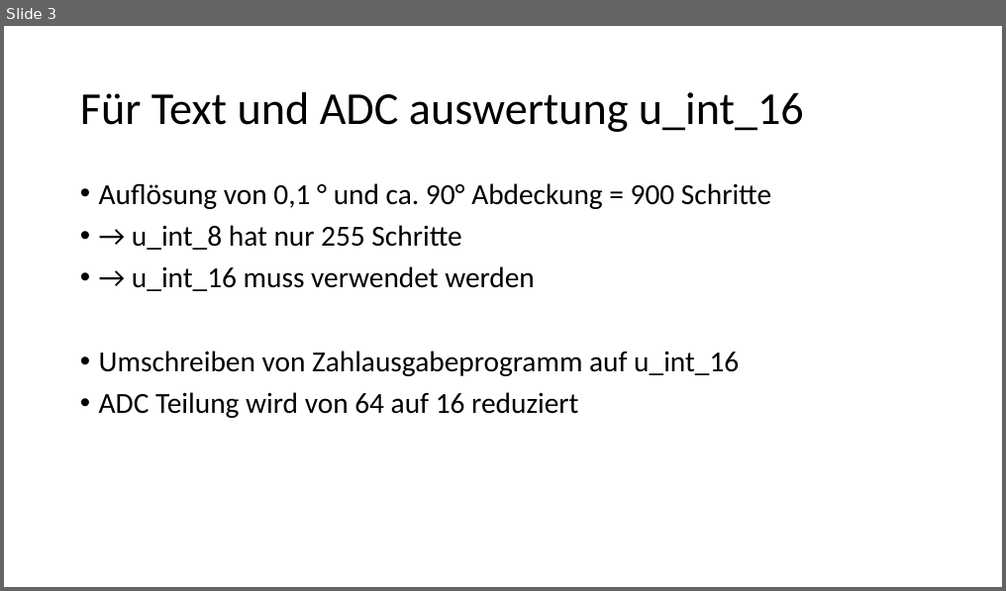
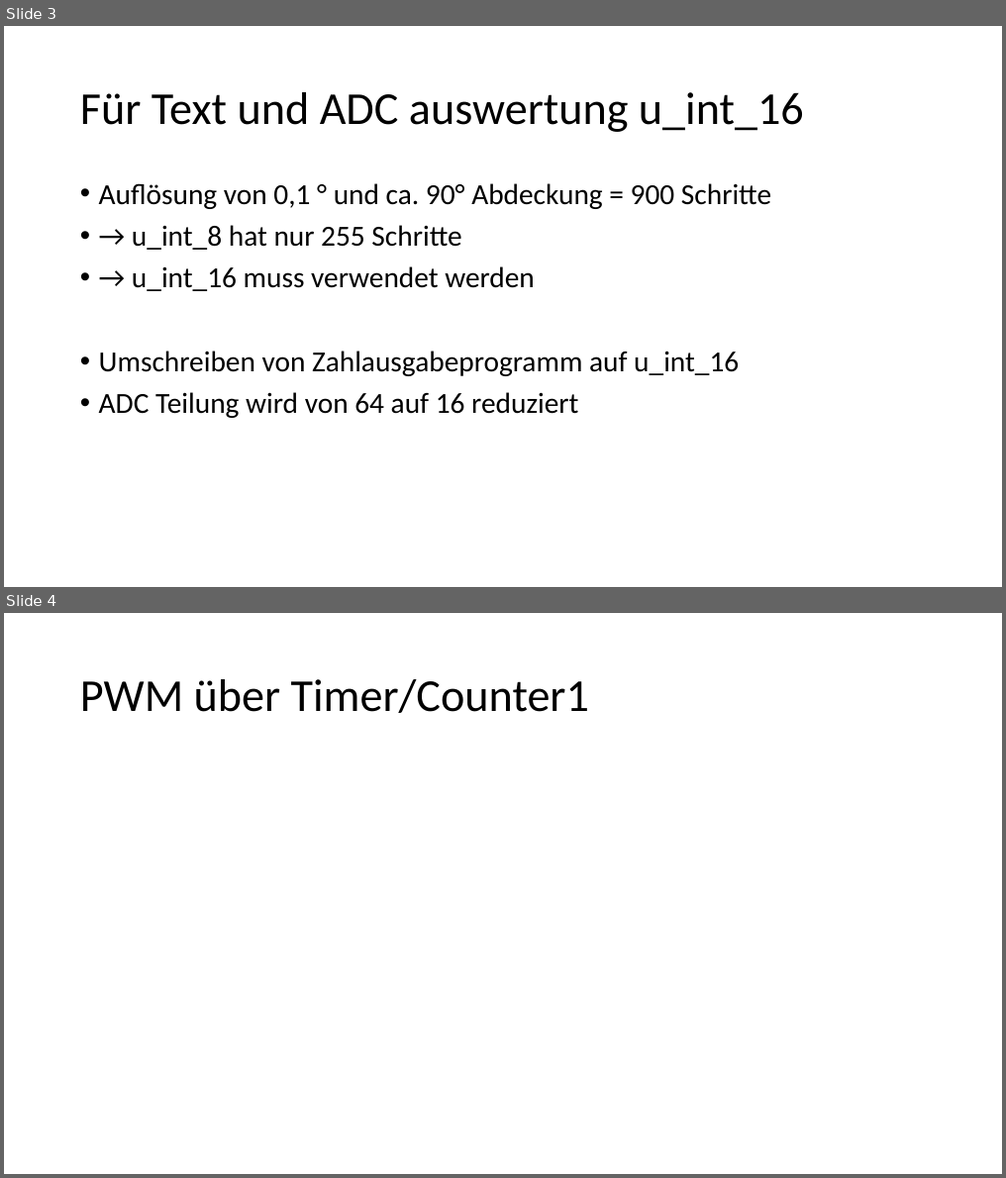
Before and after one commit to Fiernen/DrosselklappenRegelung, a slide deck: PowerPoint Doku.pptx. Shown one above the other, each under a label of ours: slide 3 before the commit, slides 3 and 4 after it. The pictures are 1006x591 and 1006x1178 pixels, drawn with LibreOffice and Linux fonts; fonts in the diff are those of the drawing; grey boxes stand for pictures. Boxes give left, top, right and bottom in pixels: in the first picture for what was removed or moved away, otherwise in the second. Text is boxed around its words. In the diff, an @@ line names an element or a change of style, - is before the commit and + after.

```diff
--- a/PowerPoint Doku.pptx
+++ b/PowerPoint Doku.pptx
@@ slide 4 added at box(4, 613, 1002, 1174), background #FFFFFF @@
@@ title added at box(80, 679, 589, 713), 44 pt, text #000000 @@
+PWM über Timer/Counter1
```
Also in this commit, not shown: 1 other slide added, 1 other file.
